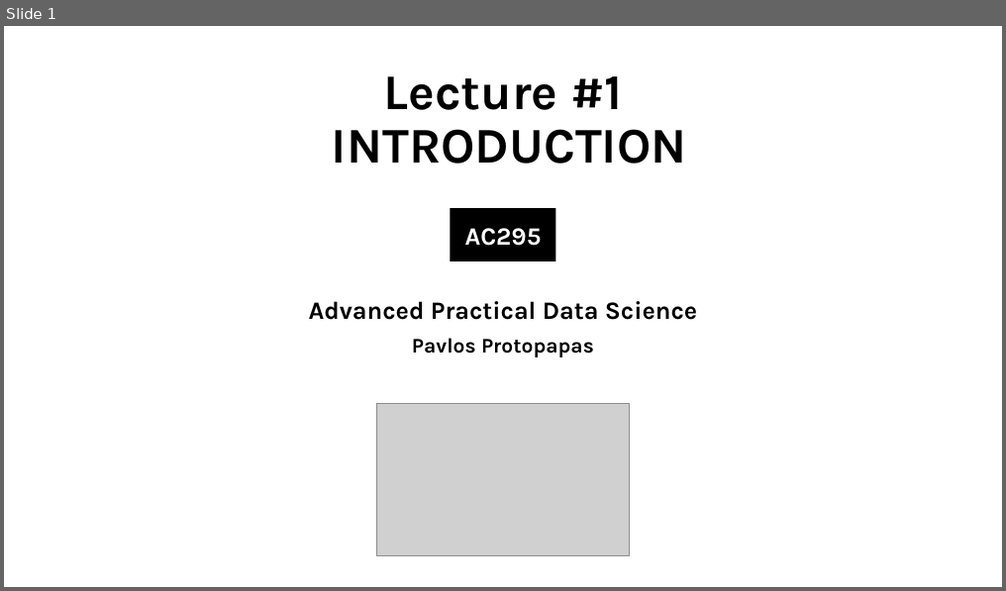
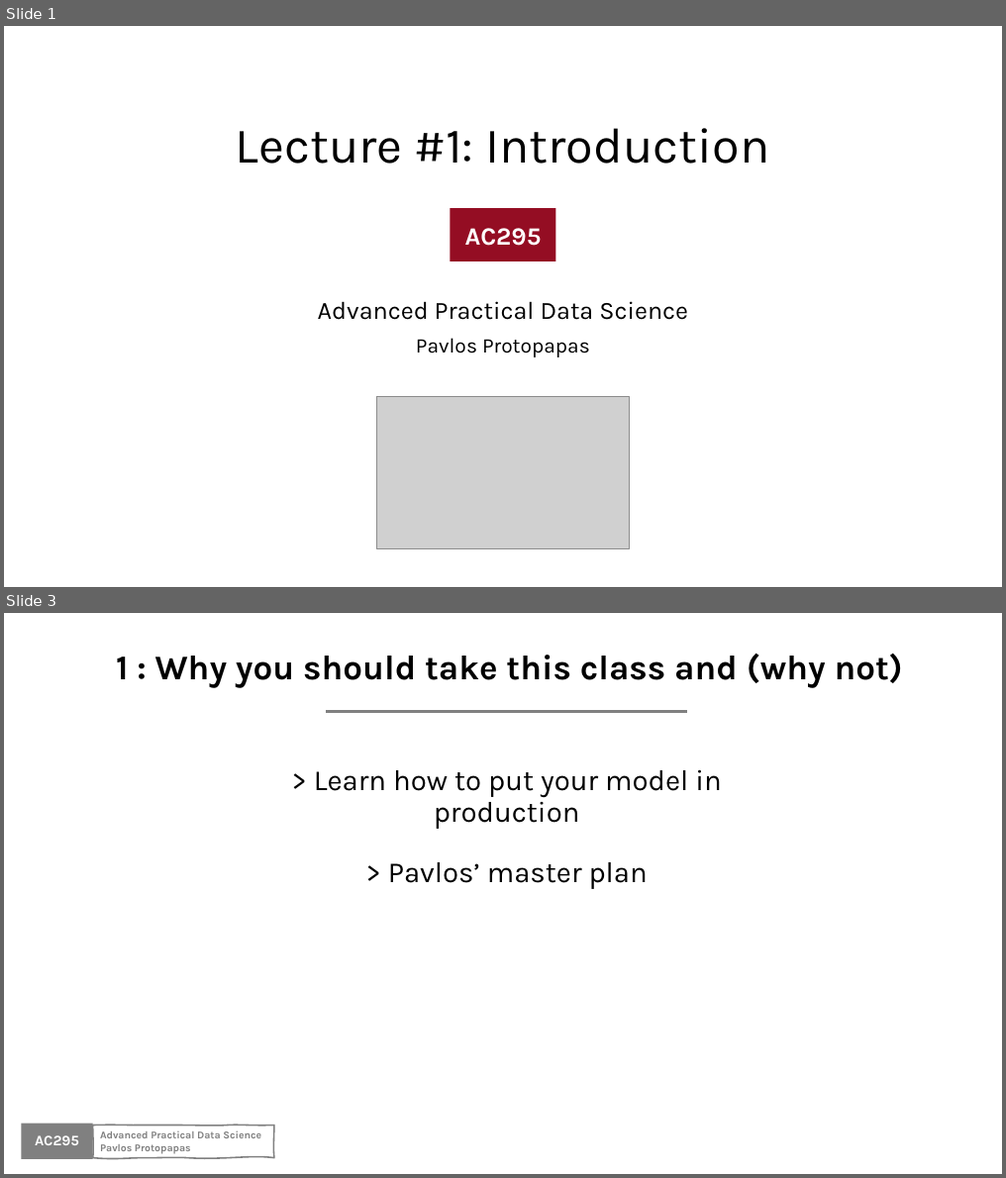
Before and after one commit to Harvard-IACS/2020-AC295, a slide deck: content/lectures/lecture1/presentation/lecture1_draft.pptx. Shown one above the other, each under a label of ours: slide 1 before the commit, slides 1 and 3 after it; the slides between them are not shown. The pictures are 1006x591 and 1006x1178 pixels, drawn with LibreOffice and Linux fonts; fonts in the diff are those of the drawing; grey boxes stand for pictures; background and template pictures are left out. Boxes give left, top, right and bottom in pixels: in the first picture for what was removed or moved away, otherwise in the second. Text is boxed around its words. In the diff, an @@ line names an element or a change of style, - is before the commit and + after.

```diff
--- a/content/lectures/lecture1/presentation/lecture1_draft.pptx
+++ b/content/lectures/lecture1/presentation/lecture1_draft.pptx
@@ slide 3 added at bbox=[4, 613, 1002, 1174], background #FFFFFF @@
@@ text added at bbox=[116, 654, 903, 688], 33.3 pt, text #000000, bold @@
+1 : Why you should take this class and (why not)
@@ line added from (326, 711) to (687, 711), #808080 3 pt @@
@@ text added at bbox=[314, 769, 721, 889], 28 pt, text #000000 @@
+> Learn how to put your model in production
+> Pavlos’ master plan
@@ rectangle added at bbox=[21, 1124, 93, 1159], fill #808080 @@
@@ text added at bbox=[35, 1136, 79, 1146], 14 pt, text #FFFFFF, bold @@
+AC295
@@ freeform shape added at bbox=[93, 1126, 274, 1158], outline #808080 1.5 pt, 10 pt, text #808080, bold @@
+Advanced Practical Data Science
+Pavlos Protopapas
@@ slide 1 changed as well @@
@@ title at bbox=[236, 128, 769, 164]: text changed; bold off @@
-Lecture #1
-INTRODUCTION
+Lecture #1: Introduction
@@ rectangle at bbox=[450, 209, 556, 262]: fill #000000 to #940D23 @@
@@ subtitle at bbox=[318, 301, 688, 358]: bold off in "Advanced Practical Data Science", "Pavlos Protopapas" @@
@@ picture: place and size @@
-picture at bbox=[377, 404, 629, 556]
+picture at bbox=[377, 397, 629, 550]
```
Also in this commit, not shown: 2 other slides changed, 8 other slides added, 3 slides removed, 2 other files.
